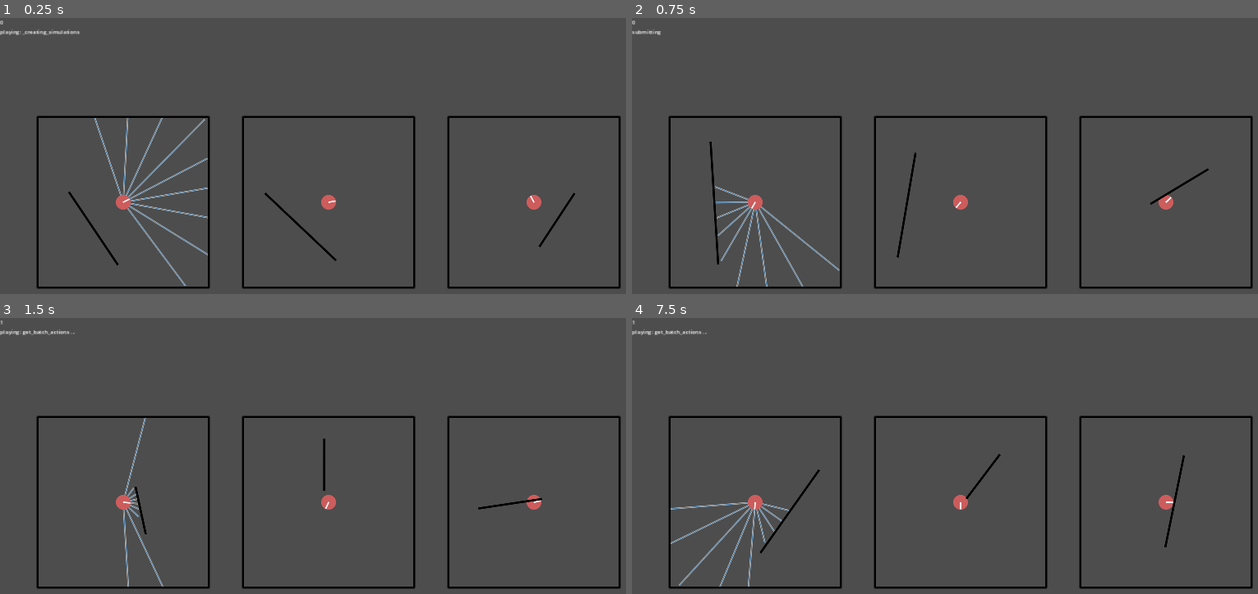
Above: before the commit, frames 1-4 (two rows, left to right).
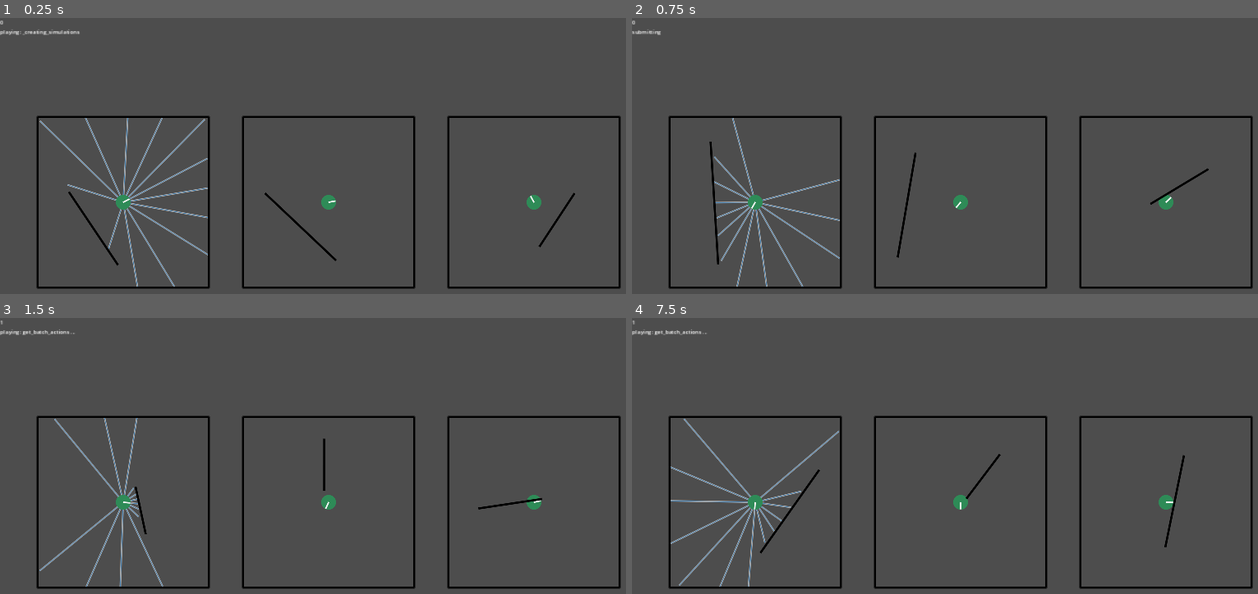
Above: after the commit, the same moments.

Repository: stokatyan/godot-ai
Game: Godot game, scene res://ZombieGame/ZGEnv.tscn
The game is run twice, just before and just after one commit, with the same random seed, the same clock (stepped at 60 frames per second) and the same inputs.
Inputs:
- Up to frame 1 (0.25 s): no input
- Up to frame 2 (0.75 s): tap Enter at 0.5 s; hold D from 0.53 s (still down); tap 2 at 0.6 s
- Up to frame 3 (1.5 s): tap Space at 0.77, 1.25 s; release D at 1.28 s; hold S from 1.28 s (still down); tap 3 at 1.35 s
- Up to frame 4 (7.5 s): tap Space at 1.52, 2.75, 3.02, 3.77, 4.25, 4.52, 6.02, 6.77 s; tap Enter at 2, 2.85, 3.5 s; release S at 2.03 s; hold D 2.03-2.78 s; tap O at 2.1 s; hold Up 2.78-3.53 s; hold 7 3.53-4.28 s; hold A 3.53-5.03 s; tap 8 at 4.35 s; hold S 5.03-5.78 s; hold 9 5.03-5.78 s; hold D 5.78-6.53 s; tap 0 at 5.85 s; hold Up 6.53-7.28 s; hold Shift 6.53-7.28 s; hold D from 7.28 s (still down); tap 2 at 7.35 s

The runs differ from the first frame. In frame 1, 0.9% of the frame differs, in the area x 6-87%, y 36-98%; in frame 2, 0.9%; in frame 3, 1.0%; in frame 4, 0.8%.
Error in both runs: Cannot call method 'poll' on a null value. (res://AI/AIServerTCP.gd:40)

Commit message:
Added health to heros

Diff:
--- a/godot-ai-client/ZombieGame/ZGAgent.gd
+++ b/godot-ai-client/ZombieGame/ZGAgent.gd
@@ -1,4 +1,9 @@
 extends ZGBaseNode
+
+class_name ZGAgent
+
+var _health: float = 1.0
+var _attack_damage: float = 0.25
 
 var max_vision_distance: float:
 	get:
@@ -35,3 +40,7 @@
 		(PI * -0.75 + r),
 	]
 	return _angles
+
+func did_get_hit(damage_taken: float):
+	_health -= damage_taken
+	_health = max(0, _health)
--- a/godot-ai-client/ZombieGame/ZGEnv.gd
+++ b/godot-ai-client/ZombieGame/ZGEnv.gd
@@ -99,7 +99,7 @@
 	if s._is_cleaned:
 		return
 
-	var colors = [Color.INDIAN_RED, Color.SEA_GREEN]
+	var colors = [Color.SEA_GREEN, Color.INDIAN_RED]
 	for agent_index in range(0, s.get_agents_count()):
 		# Vision
 		var agent = s._agents[agent_index]
@@ -126,6 +126,8 @@
 					0.75,
 					true
 				)
+
+		var color = colors[0].lerp(colors[1], 1.0 - agent._health)
 		# Agent
 		draw_circle(
 			agent._position + offset,
--- a/godot-ai-client/ZombieGame/ZGSimulation.gd
+++ b/godot-ai-client/ZombieGame/ZGSimulation.gd
@@ -4,7 +4,7 @@
 
 var agent_names: Array[String] = ["hero"]
 
-var _agents: Array[FCGAgent] = [FCGAgent.new()]
+var _agents: Array[ZGAgent] = [ZGAgent.new()]
 
 var _map_size: float = 500
 var _map_radius: float:
@@ -123,10 +123,10 @@
 
 	state.append(agent._position.x / _map_radius)
 	state.append(agent._position.y / _map_radius)
-
+	state.append(agent._health)
 	return state
 
-func _get_agent_observation(agent: FCGAgent, angle: float, max_distance: float, layer: int) -> float:
+func _get_agent_observation(agent: ZGAgent, angle: float, max_distance: float, layer: int) -> float:
 	var space_state = PhysicsServer2D.space_get_direct_state(_physics_space)
 	var agent_transform: Transform2D = get_transform(agent._physics_body)
 
